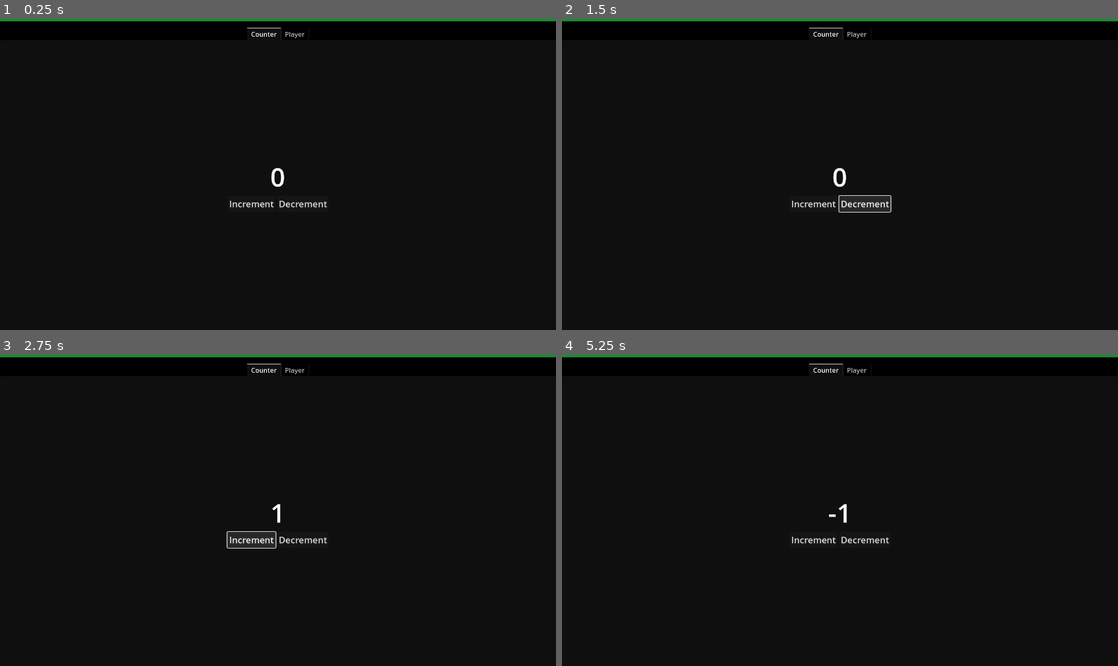
Above: before the commit, frames 1-4 (two rows, left to right).
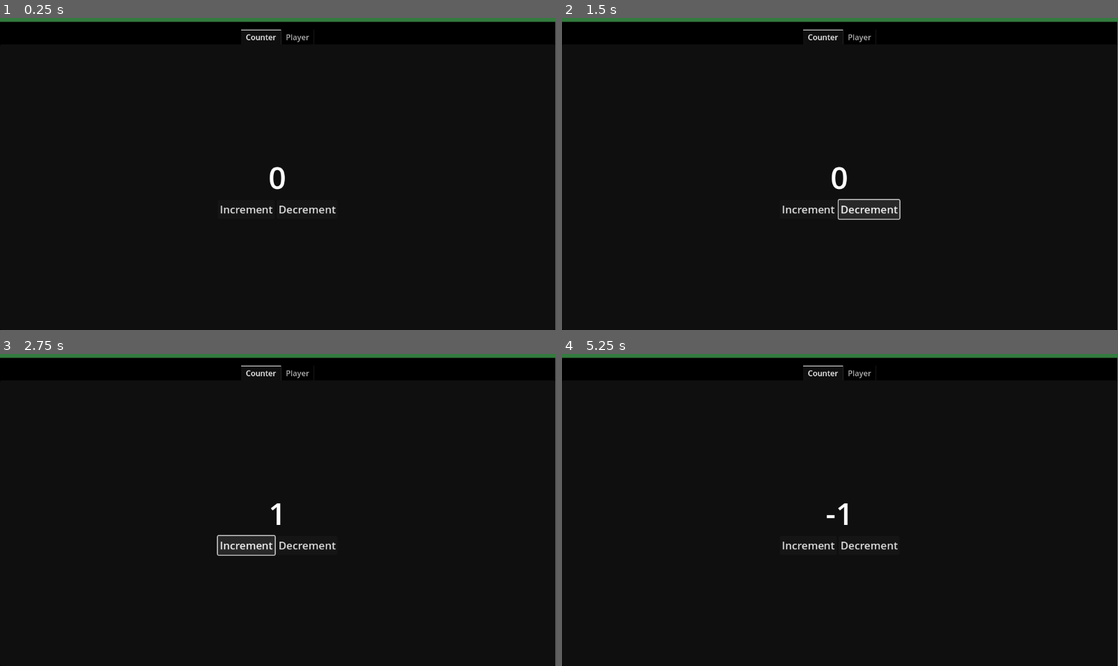
Above: after the commit, the same moments.

Repository: jcmljunior/godot-redux
Game: Godot game, scene res://features/counter/scenes/counter.tscn
The game is run twice, just before and just after one commit, with the same random seed, the same clock (stepped at 60 frames per second) and the same inputs.
Inputs (mouse positions are in pixels of both pictures, inside the frame that each line leads up to):
- Up to frame 1 (0.25 s): no input
- Up to frame 2 (1.5 s): click "Increment" at 0.5 s; click "Decrement" at 1.25 s
- Up to frame 3 (2.75 s): click "Increment" at 2 s
- Up to frame 4 (5.25 s): click "Decrement" at 2.75 s; click "Increment" at 3.5 s; click "Decrement" at 4.25 s; tap Enter at 5 s; move the mouse to (962, 494) at 5.02 s; click (962, 494) at 5.17 s
In our replay, the window is 800x449 before the commit and 799x449 after it. These sizes can differ from the game's own. Grey fills any space a smaller window leaves; there, only what the larger window draws over its background counts as a difference.

The runs differ from the first frame. In frame 1, 1.2% of the frame differs, in the area x 0-100%, y 0-63%; in frame 2, 1.6%, in the area x 0-100%, y 0-65%; in frame 3, 1.6%; in frame 4, 1.1%.

Commit message:
configurações de projeto

Diff:
--- a/project.godot
+++ b/project.godot
@@ -27,9 +27,3 @@
 PlayerActions="*res://features/player/actions/player_actions.gd"
 PlayerReducers="*res://features/player/reducers/player_reducers.gd"
 PlayerMiddlewares="*res://features/player/middlewares/player_middlewares.gd"
-
-[display]
-
-window/size/viewport_width=1366
-window/size/viewport_height=768
-window/stretch/mode="viewport"
Not shown, added: .editorconfig
